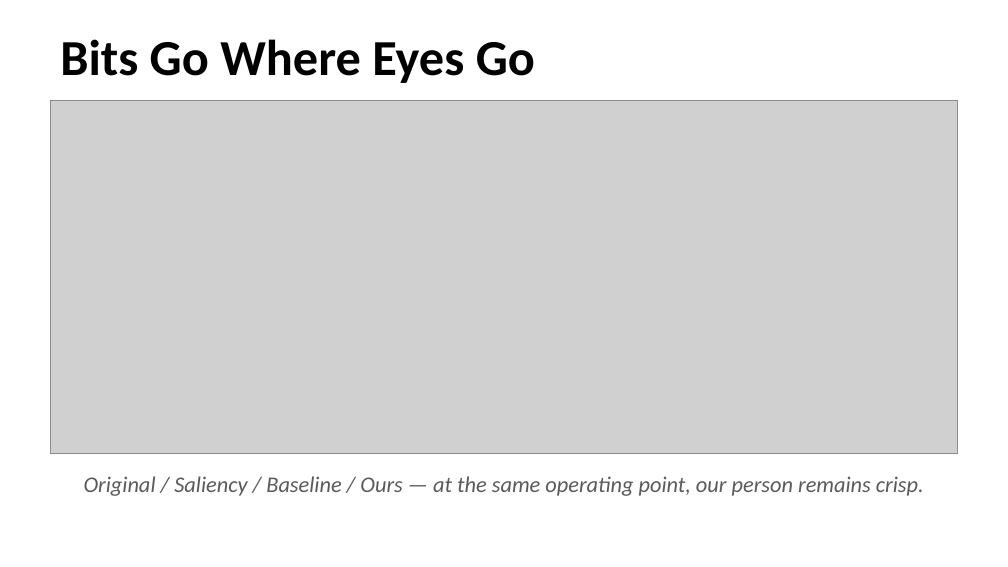
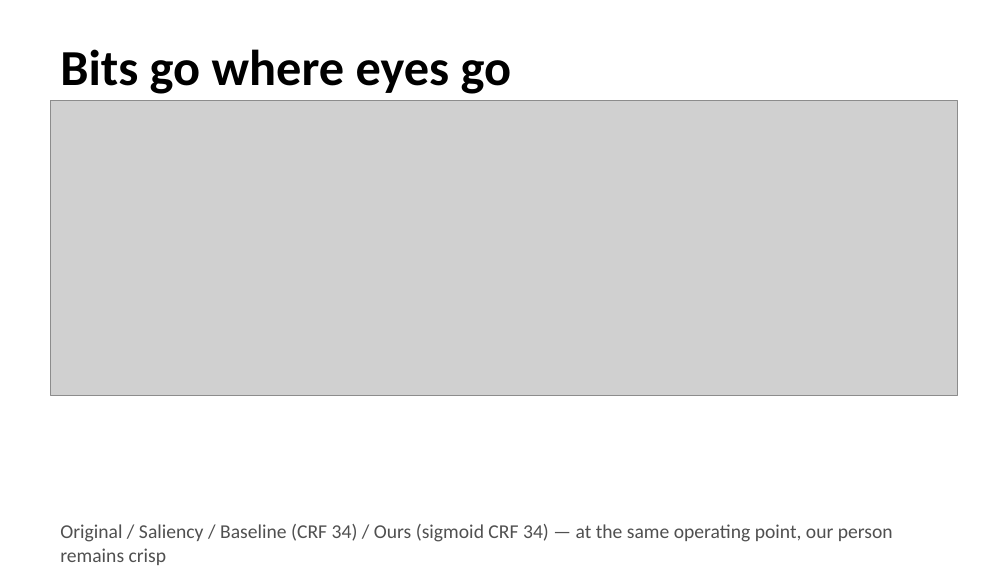
Before and after one commit to SaiAmartya/steam-icac-2026, a slide deck: slide 8 of showcase.pptx. Drawn at 1008x567 pixels with LibreOffice and Linux fonts; fonts in the diff are those of the drawing; grey boxes stand for pictures. Boxes give left, top, right and bottom in pixels: in the first picture for what was removed or moved away, otherwise in the second. Text is boxed around its words. In the diff, an @@ line names an element or a change of style, - is before the commit and + after.

Commit message:
Wave 3: real-CCTV rewrite of analysis, deck, poster, README
- analysis.docx: leads with iso-bitrate sal-PSNR parity finding
  (+0.44 dB at ~45 KB), real neural-codec measurements in §5,
  sigmoid-mask methodology in §4, RD curve + qualitative figures
- showcase.pptx: 12 slides, all real-CCTV figures embedded
- poster.pdf/png: A3 booth poster with corrected sustainability math
- README.md: Status section with real-CCTV headline numbers
- docs/results_summary.md: single source of truth for every number
- src/pipeline.py: sigmoid mask is now the default operating mode
- src/compress.py: mask_mode parameter (alpha/sigmoid/binary)
- scripts/make_figures.py: regenerated for real-data plots
- scripts/build_analysis.js, make_poster.py: rewritten for new numbers
- scripts/ablation_mask_modes.py, ablation_sigmoid_sweep.py: methodology + RD ablations

```diff
--- a/showcase.pptx
+++ b/showcase.pptx
@@ text "Bits go where eyes go" at <box>60,49,511,94</box>: vertical alignment middle to top @@
@@ text at <box>60,49,511,94</box>: text changed @@
-Bits Go Where Eyes Go
+Bits go where eyes go
@@ picture: place and size @@
-picture at <box>50,101,958,454</box>
+picture at <box>50,101,958,395</box>
@@ text "Original / Saliency / Baseline ..." at <box>60,524,893,565</box>: vertical alignment middle to top @@
@@ text at <box>60,524,893,565</box>: text changed; size 16 to 14 pt; text colour #5A5A5A to #505050; italic off @@
-Original / Saliency / Baseline / Ours — at the same operating point, our person remains crisp.
+Original / Saliency / Baseline (CRF 34) / Ours (sigmoid CRF 34) — at the same operating point, our person remains crisp
```
Also in this commit, not shown: 7 other slides changed, 4 slides added, 4 slides removed, 17 other files.
